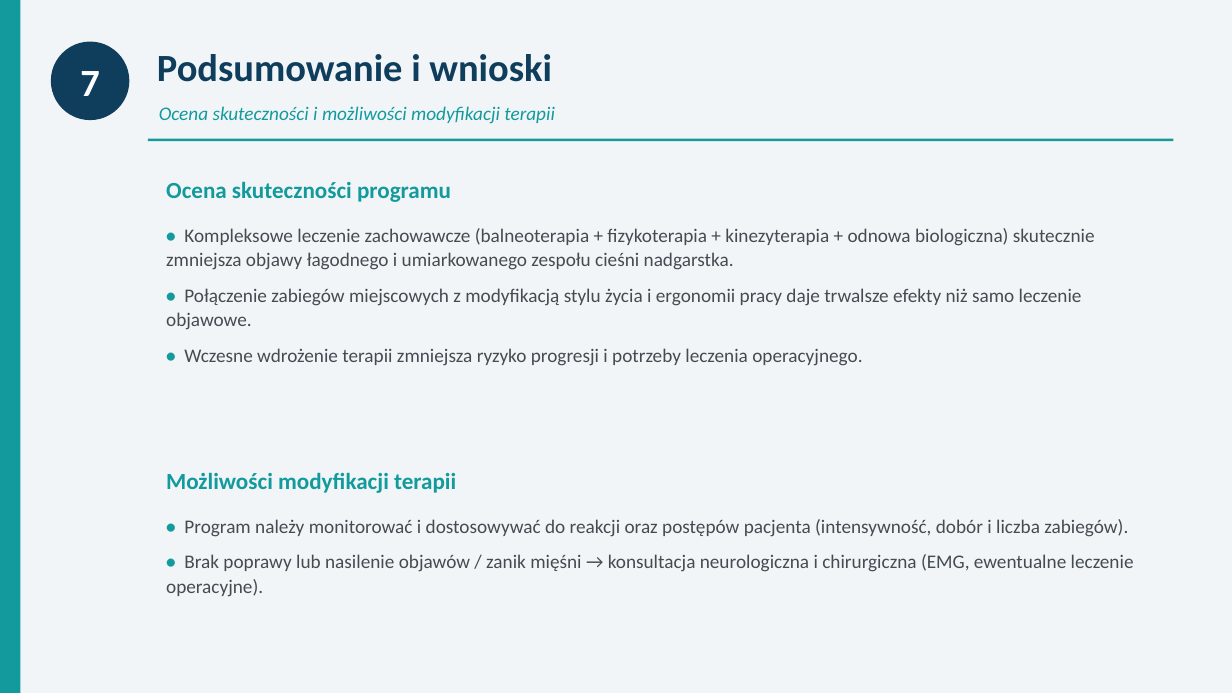
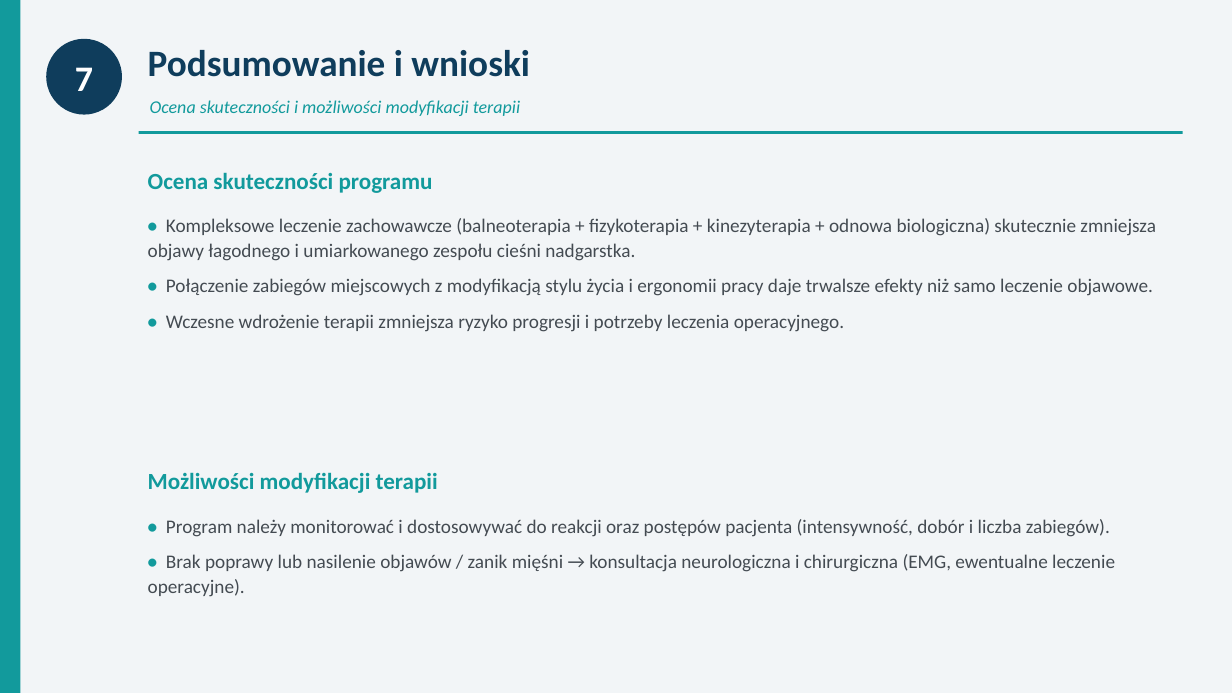
Before and after one commit to ernestkurdziel-max/eqwdfqae, a slide deck: slide 13 of Zespol_ciesni_nadgarstka_prezentacja.pptx (slide 11 before the commit). Drawn at 1232x693 pixels with LibreOffice and Linux fonts; fonts in the diff are those of the drawing. Boxes give left, top, right and bottom in pixels: in the first picture for what was removed or moved away, otherwise in the second. Text is boxed around its words. In the diff, an @@ line names an element or a change of style, - is before the commit and + after.

```diff
--- a/Zespol_ciesni_nadgarstka_prezentacja.pptx
+++ b/Zespol_ciesni_nadgarstka_prezentacja.pptx
@@ ellipse "7": place and size @@
-ellipse "7" at bbox=[51, 42, 129, 120]
+ellipse "7" at bbox=[46, 39, 122, 115]
@@ ellipse "7" at bbox=[46, 39, 122, 115]: size 30 to 28 pt @@
@@ text "Podsumowanie i wnioski": place and size @@
-text "Podsumowanie i wnioski" at bbox=[157, 54, 552, 82]
+text "Podsumowanie i wnioski" at bbox=[148, 50, 530, 77]
@@ text "Podsumowanie i wnioski" at bbox=[148, 50, 530, 77]: size 30 to 29 pt @@
@@ text "Ocena skuteczności i możliwości modyfikacji ...": place and size @@
-text "Ocena skuteczności i możliwości modyfikacji ..." at bbox=[159, 106, 555, 124]
+text "Ocena skuteczności i możliwości modyfikacji ..." at bbox=[150, 100, 520, 116]
@@ text "Ocena skuteczności i możliwości modyfikacji ..." at bbox=[150, 100, 520, 116]: size 15 to 14 pt @@
@@ rectangle: place and size @@
-rectangle at bbox=[148, 139, 1174, 141]
+rectangle at bbox=[139, 131, 1183, 134]
@@ text "Ocena skuteczności programu": place and size @@
-text "Ocena skuteczności programu" at bbox=[166, 181, 451, 202]
+text "Ocena skuteczności programu" at bbox=[148, 172, 433, 193]
@@ text "• Kompleksowe leczenie zachowawcze (balneoterapia ..." rewrapped from bbox=[166, 228, 1095, 366] to bbox=[148, 218, 1156, 332] @@
@@ text "Możliwości modyfikacji terapii": place and size @@
-text "Możliwości modyfikacji terapii" at bbox=[166, 472, 456, 493]
+text "Możliwości modyfikacji terapii" at bbox=[148, 472, 438, 493]
@@ text "• Program należy monitorować i ...": place and size @@
-text "• Program należy monitorować i ..." at bbox=[166, 519, 1134, 597]
+text "• Program należy monitorować i ..." at bbox=[148, 519, 1115, 597]
```
Also in this commit, not shown: 11 other slides changed, 3 slides added, 1 slide removed, 11 other files.
